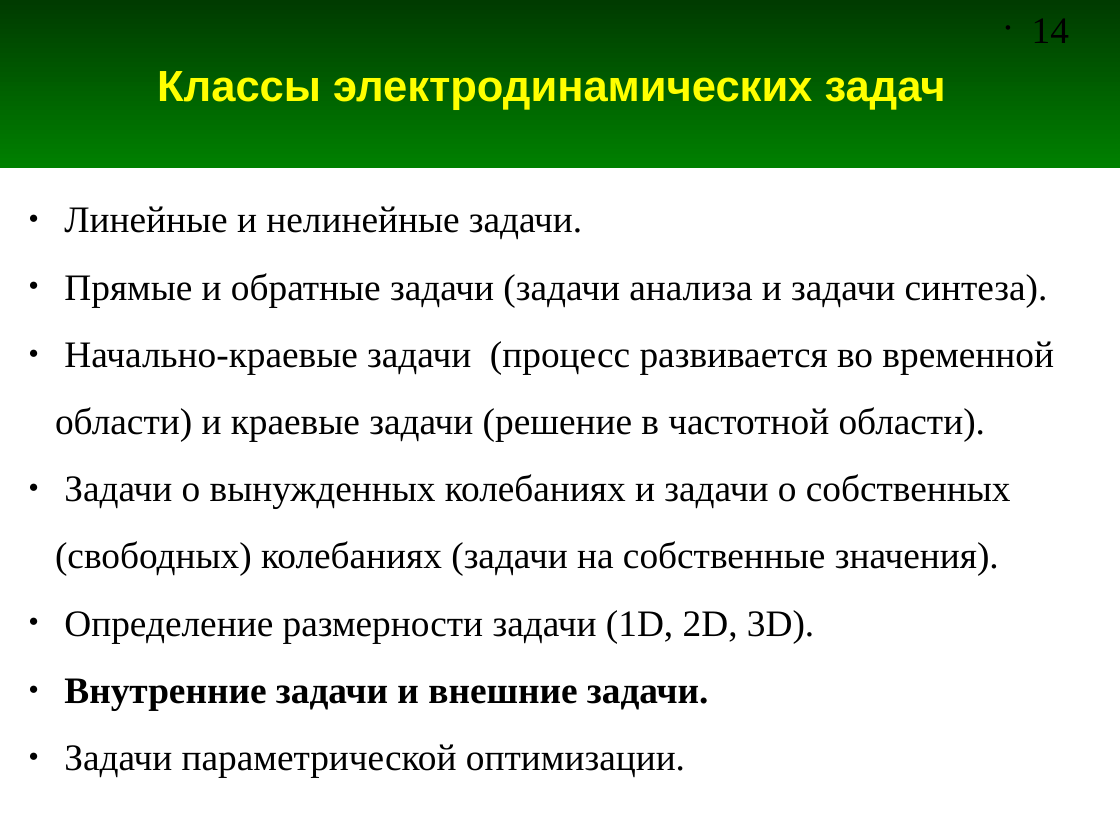
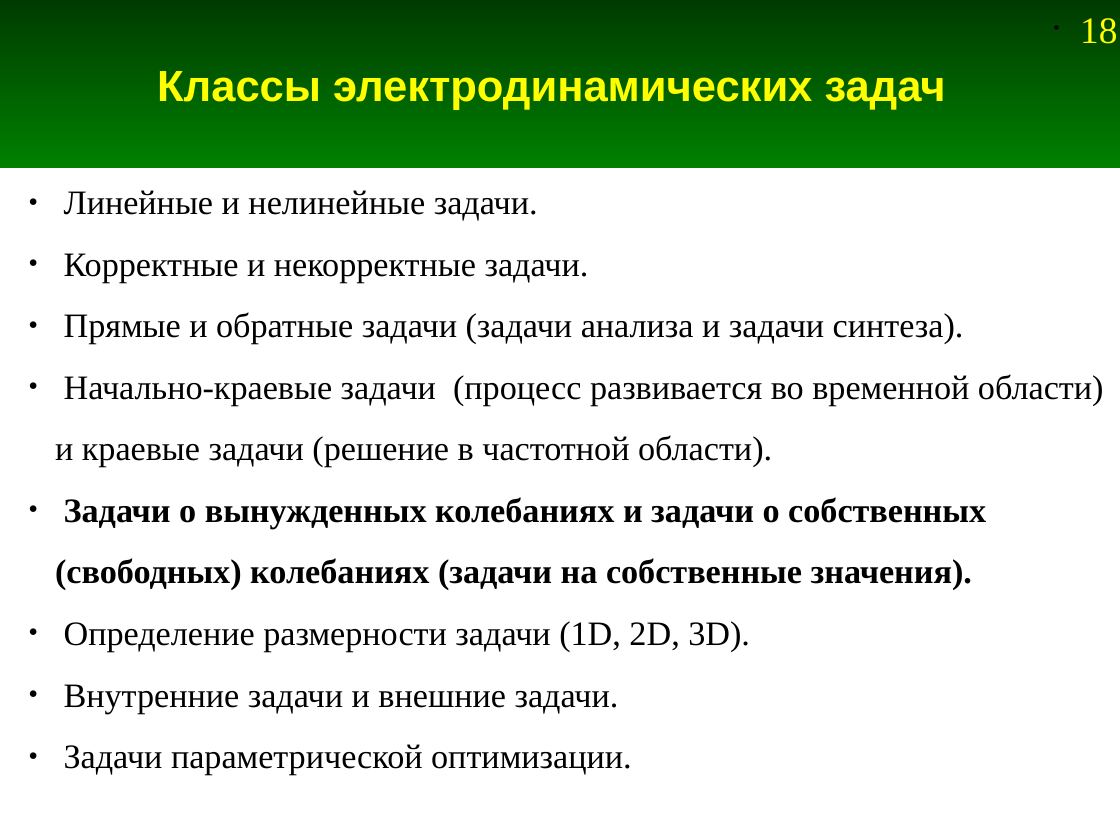
Before and after one commit to andris0147sv/modelling, a slide deck: slide 18 of presentations/1. Problem Statement.odp (slide 14 before the commit). Drawn at 1120x840 pixels with LibreOffice and Linux fonts; fonts in the diff are those of the drawing. Boxes give left, top, right and bottom in pixels: in the first picture for what was removed or moved away, otherwise in the second. Text is boxed around its words. In the diff, an @@ line names an element or a change of style, - is before the commit and + after.

```diff
--- a/presentations/1. Problem Statement.odp
+++ b/presentations/1. Problem Statement.odp
@@ page number removed at bbox=[1032, 18, 1069, 43] @@
-• 14
@@ page number added at bbox=[1080, 18, 1117, 44], 24 pt, text #FFFF00 @@
+• 18
@@ text "Линейные и нелинейные задачи.": place and size @@
-text "Линейные и нелинейные задачи." at bbox=[55, 206, 1054, 777]
+text "Линейные и нелинейные задачи." at bbox=[55, 190, 1104, 775]
@@ text at bbox=[55, 190, 1104, 775]: size 24 to 22 pt; bold on in "Задачи о вынужденных колебаниях и задачи о ..."; bold off in "Внутренние задачи и внешние задачи." @@
@@ text at bbox=[64, 253, 589, 283]: paragraph added @@
+● Корректные и некорректные задачи.
```
Also in this commit, not shown: 42 other slides changed, 7 slides added, 4 other files.
